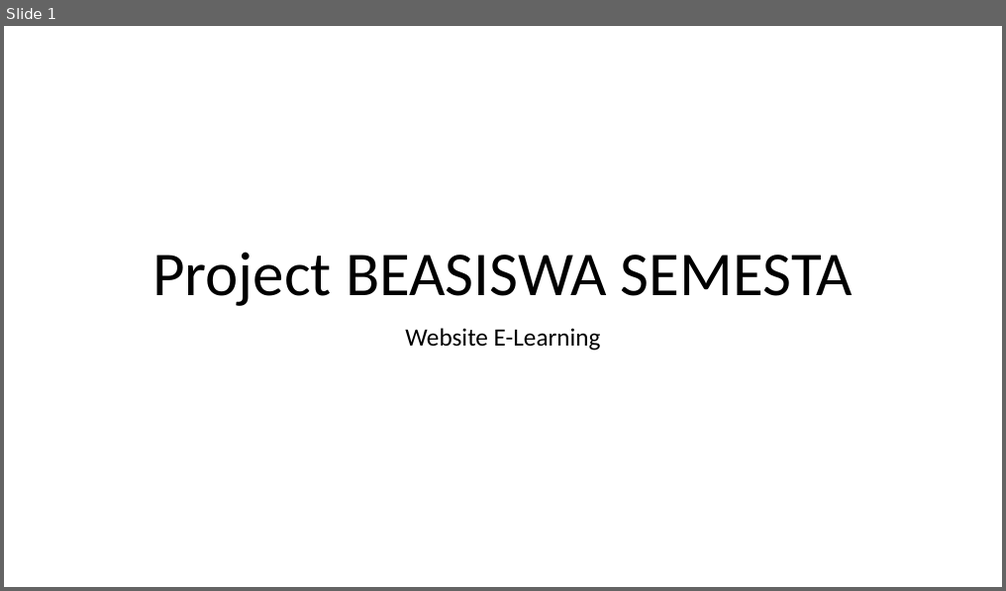
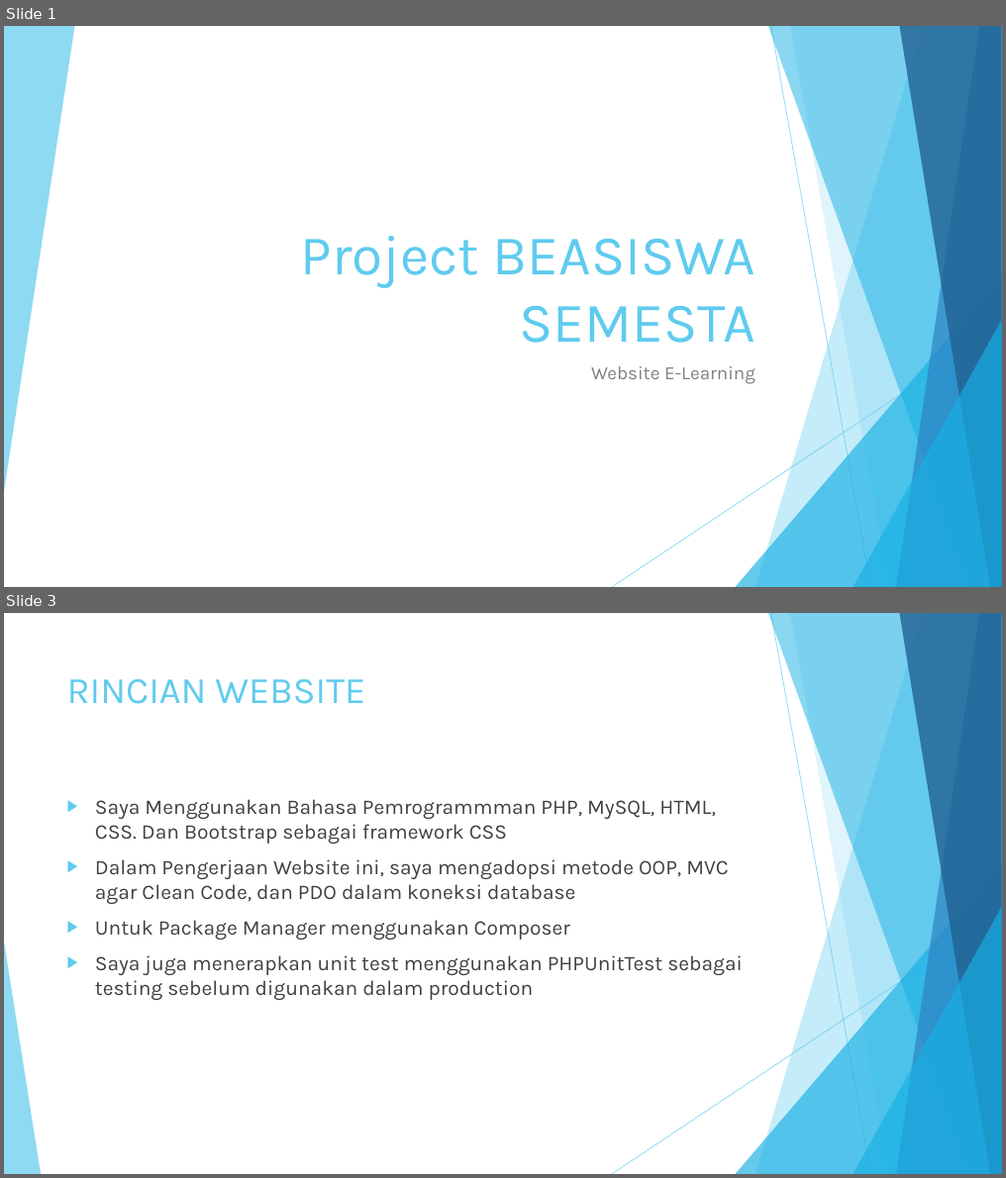
Before and after one commit to AdrianRafli/SEMIVA, a slide deck: PPt.pptx. Shown one above the other, each under a label of ours: slide 1 before the commit, slides 1 and 3 after it; the slides between them are not shown. The pictures are 1006x591 and 1006x1178 pixels, drawn with LibreOffice and Linux fonts; fonts in the diff are those of the drawing. Boxes give left, top, right and bottom in pixels: in the first picture for what was removed or moved away, otherwise in the second. Text is boxed around its words. In the diff, an @@ line names an element or a change of style, - is before the commit and + after.

```diff
--- a/PPt.pptx
+++ b/PPt.pptx
@@ slide 3 added at [4,613,1002,1174], background #FFFFFF; not listed: 9 template elements that a slide beside it also shows @@
@@ title added at [67,679,365,704], 36 pt, text #5FCBEF @@
+RINCIAN WEBSITE
@@ text added at [95,799,743,1000], 20 pt, text #404040 @@
+▶ Saya Menggunakan Bahasa Pemrogrammman PHP, MySQL, HTML, CSS. Dan Bootstrap sebagai framework CSS
+▶ Dalam Pengerjaan Website ini, saya mengadopsi metode OOP, MVC agar Clean Code, dan PDO dalam koneksi database
+▶ Untuk Package Manager menggunakan Composer
+▶ Saya juga menerapkan unit test menggunakan PHPUnitTest sebagai testing sebelum digunakan dalam production
@@ triangle added at [4,942,41,1174], fill #5FCBEF at 70% opacity @@
@@ slide 1 changed as well @@
@@ title "Project BEASISWA SEMESTA": place and size @@
-title "Project BEASISWA SEMESTA" at [152,252,852,306]
+title "Project BEASISWA SEMESTA" at [301,236,755,343]
@@ title "Project BEASISWA SEMESTA" at [301,236,755,343]: size 60 to 54 pt, font Calibri to Karla, text colour #000000 to #5FCBEF; alignment centre to right; line spacing 0.9 to 1 @@
@@ group added at [4,26,1002,587]: 6 freeform shapes, 2 lines, 2 triangles @@
@@ subtitle "Website E-Learning": place and size @@
-subtitle "Website E-Learning" at [405,328,601,351]
+subtitle "Website E-Learning" at [591,367,755,384]
@@ subtitle "Website E-Learning" at [591,367,755,384]: size 24 to 18 pt, font Calibri to Karla, text colour #000000 to #808080; alignment centre to right; line spacing 0.9 to 1 @@
```
Also in this commit, not shown: 7 other slides changed.
